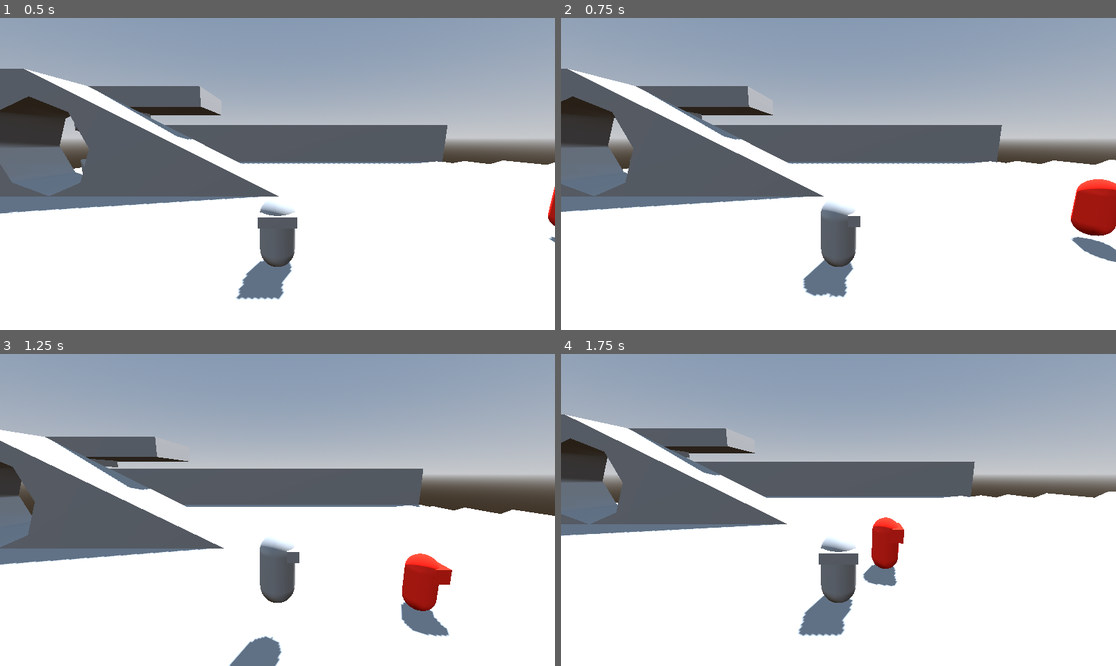
Above: before the commit, frames 1-4 (two rows, left to right).
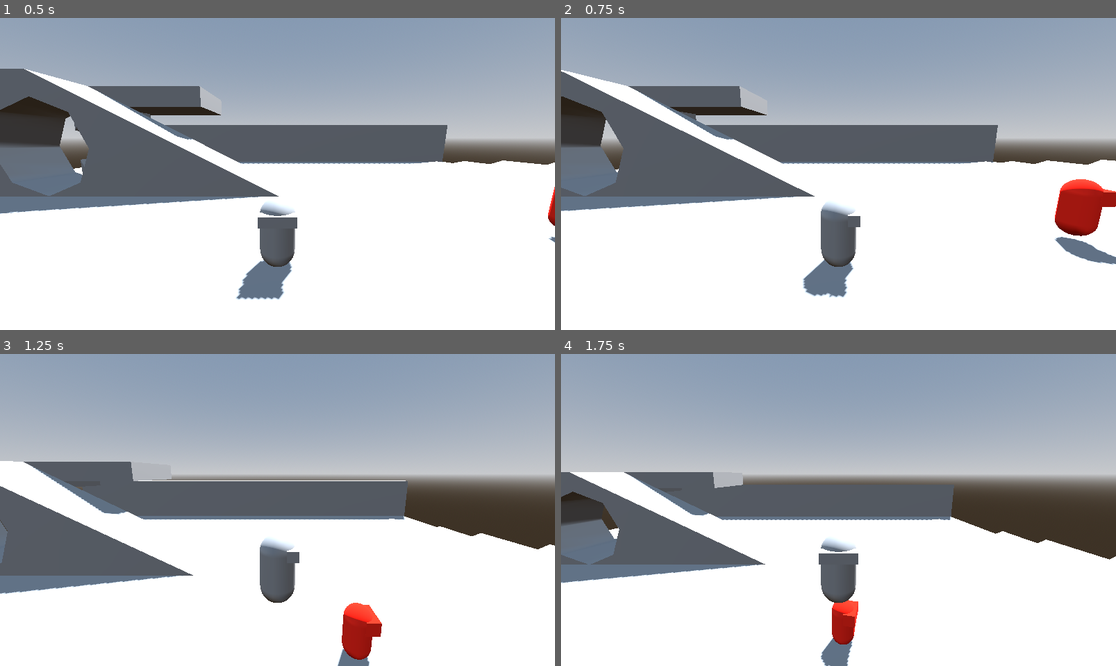
Above: after the commit, the same moments.

Repository: hhhhhhhh1233/BubbleGameJam
Game: Godot game, scene res://test_level.tscn
The game is run twice, just before and just after one commit, with the same random seed, the same clock (stepped at 60 frames per second) and the same inputs.
Inputs (mouse positions are in pixels of both pictures, inside the frame that each line leads up to):
- Up to frame 1 (0.5 s): no input
- Up to frame 2 (0.75 s): move the mouse to (960, 158) at 0.52 s; hold D (right) from 0.53 s (still down); click (960, 158) at 0.6 s
- Up to frame 3 (1.25 s): keep holding D (right); tap Space (jump) at 0.77 s
- Up to frame 4 (1.75 s): move the mouse to (727, 525) at 1.27 s; release D (right) at 1.28 s; hold S (back) from 1.28 s (still down); right-click (727, 525) at 1.35 s; tap Space (jump) at 1.52 s; click (727, 525) at 1.55 s

Frame 1 is identical in both runs. In frame 2, 4.1% of the frame differs, in the area x 0-100%, y 16-84%; in frame 3, 22%; in frame 4, 25%, in the area x 0-100%, y 19-100%.

Commit message:
Feat: Enemies can unbubble

Diff:
--- a/Player.gd
+++ b/Player.gd
@@ -12,8 +12,8 @@
 const sensitivity = 0.03
 
 
-const SPEED = 5.0
-const JUMP_VELOCITY = 4.5
+const SPEED = 8.0
+const JUMP_VELOCITY = 8.5
 
 #var bAttacking = false
 #var bLightAttack = false
@@ -62,10 +62,11 @@
 	if Input.is_action_just_pressed("light_attack"):
 		for enemy in $Body/WeaponRoot/WeaponHitbox.get_overlapping_bodies():
 				var EnemyPosition = enemy.position
+				var BubbledEnemy = BubbledEnemyScene.instantiate()
+				enemy.add_sibling(BubbledEnemy)
 				enemy.queue_free()
-				var BubbledEnemy = BubbledEnemyScene.instantiate()
-				BubbledEnemy.position = EnemyPosition
-				add_sibling(BubbledEnemy)
+				BubbledEnemy.initialize(EnemyPosition, 3)
+				#BubbledEnemy.position = EnemyPosition
 				#print(enemy)
 		#bAttacking = true
 		#bLightAttack = true
--- a/bubbled_enemy.gd
+++ b/bubbled_enemy.gd
@@ -2,24 +2,33 @@
 @export var speed_exploding_threshold : float = 13.0
 @export var fatal_collision_angle : float = 0.5
 
+@export var EnemyScene : PackedScene
 
 var collision_normals : Array[Vector3]
 
+
 var last_velocity = Vector3()
+
 # Called when the node enters the scene tree for the first time.
 func _ready() -> void:
 	pass # Replace with function body.
 
-
-
+func initialize(pos, unbubble_time):
+	position = pos
+	await get_tree().create_timer(unbubble_time).timeout
+	unbubble()
 
 # Called every frame. 'delta' is the elapsed time since the previous frame.
 func _physics_process(delta: float) -> void:
+	last_velocity = linear_velocity
 
+func exploded() -> void:
+	queue_free()
 
-
-	last_velocity = linear_velocity
-func exploded() -> void:
+func unbubble() -> void:
+	var Enemy = EnemyScene.instantiate()
+	add_sibling(Enemy)
+	Enemy.position = position
 	queue_free()
 
 func _integrate_forces(state: PhysicsDirectBodyState3D) -> void:
--- a/bubbled_enemy.tscn
+++ b/bubbled_enemy.tscn
@@ -1,6 +1,7 @@
-[gd_scene load_steps=6 format=3 uid="uid://h4gr2mpgmstq"]
+[gd_scene load_steps=7 format=3 uid="uid://h4gr2mpgmstq"]
 
 [ext_resource type="Script" path="res://bubbled_enemy.gd" id="1_4afgl"]
+[ext_resource type="PackedScene" uid="uid://dvkk5iitfh6bd" path="res://Enemy.tscn" id="2_hhpa0"]
 
 [sub_resource type="SphereShape3D" id="SphereShape3D_mbitp"]
 radius = 1.0
@@ -23,6 +24,7 @@
 contact_monitor = true
 max_contacts_reported = 10
 script = ExtResource("1_4afgl")
+EnemyScene = ExtResource("2_hhpa0")
 
 [node name="CollisionShape3D" type="CollisionShape3D" parent="."]
 shape = SubResource("SphereShape3D_mbitp")
--- a/player.tscn
+++ b/player.tscn
@@ -13,7 +13,7 @@
 albedo_color = Color(0.964706, 0.160784, 0.211765, 1)
 
 [sub_resource type="BoxShape3D" id="BoxShape3D_uotb2"]
-size = Vector3(3.39816, 1.02843, 2.7475)
+size = Vector3(3.39816, 1.5479, 2.7475)
 
 [sub_resource type="BoxMesh" id="BoxMesh_qpckj"]
 
@@ -50,6 +50,7 @@
 collision_mask = 4
 
 [node name="CollisionShape3D" type="CollisionShape3D" parent="Body/WeaponRoot/WeaponHitbox"]
+transform = Transform3D(1, 0, 0, 0, 1, 0, 0, 0, 1, 0, -0.259739, 0)
 shape = SubResource("BoxShape3D_uotb2")
 
 [node name="HeavyWeaponHitbox" type="Area3D" parent="Body/WeaponRoot"]
